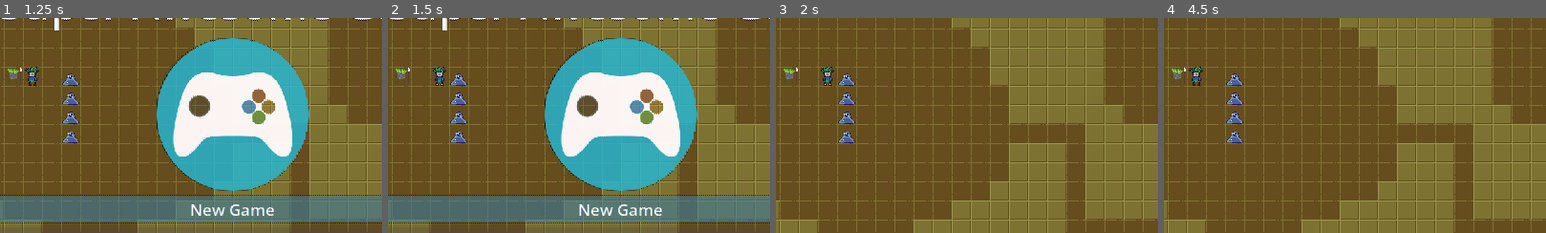
Above: before the commit, frames 1-4 (left to right).
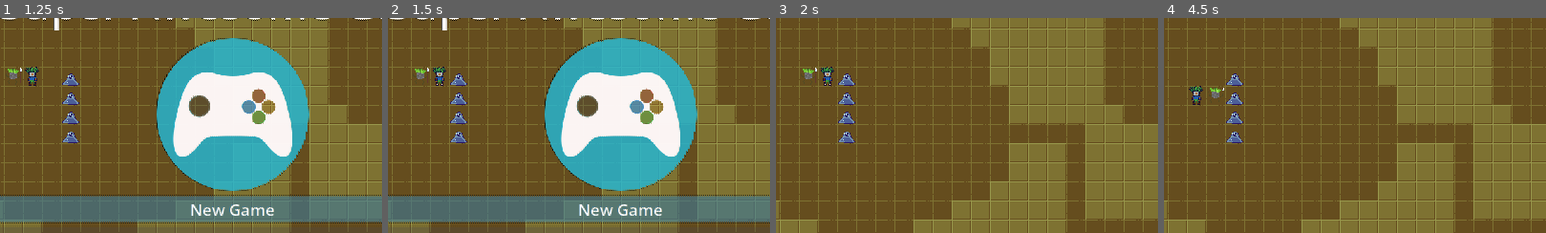
Above: after the commit, the same moments.

Repository: deengames-prototypes/github-game-off-2022
Game: Godot game, scene res://contexts/pregame/scenes/GameLoaderScene.tscn
Same seed, same stepped clock (60 frames per second), same inputs: the game is played once before the commit and once after it.
Inputs:
- Up to frame 1 (1.25 s): click "New Game" at 0.5 s
- Up to frame 2 (1.5 s): tap Enter at 1.25 s; hold Right (ui_right) from 1.28 s (still down)
- Up to frame 3 (2 s): keep holding Right (ui_right)
- Up to frame 4 (4.5 s): tap Space at 2, 3.5 s; release Right (ui_right) at 2.03 s; hold Down (ui_down) 2.03-2.78 s; tap Enter at 2.75, 4.25 s; hold Right (ui_right) 2.78-3.53 s; hold Up (ui_up) 3.53-4.28 s; hold Left (ui_left) from 4.28 s (still down)
The pictures show only the part of the screen within x 20-70%, y 24-74%; the shares and areas given below are measured in that part.

Frame 1 is identical in both runs. In frame 2, 0.2% of the frame differs, in the area x 2-11%, y 23-29%; in frame 3, 0.2%; in frame 4, 0.6%, in the area x 2-16%, y 22-41%.

Commit message:
Minion follows player

Diff:
--- a/source/contexts/core/entities/Minion.gd
+++ b/source/contexts/core/entities/Minion.gd
@@ -2,5 +2,8 @@
 
 extends Resource
 
+enum {FOLLOWING, ATTACKING, IDLE}
+
+var state = FOLLOWING
 var health: int = 4
 var tile_position: Vector2 = Vector2()
--- a/source/contexts/core/scenes/DungeonLevelScene.gd
+++ b/source/contexts/core/scenes/DungeonLevelScene.gd
@@ -1,11 +1,13 @@
 extends Node2D
 
 const PlayerController = preload("res://contexts/core/scripts/systems/PlayerController.gd")
+const MinionController = preload("res://contexts/core/scripts/systems/MinionController.gd")
 
 onready var _entities_tile_map = $Entities
 onready var _terrain_tile_map = $Terrain
 
 onready var _player_controller = PlayerController.new(_player, _terrain_tile_map, _entities)
+onready var _minion_controller = MinionController.new(_player, _terrain_tile_map, _entities)
 
 var _entities_by_name:Dictionary = {}
 var _player:Player = Player.new()
@@ -14,6 +16,10 @@
 func _ready():
 	_player_controller.connect("player_moved", self, "on_player_moved")
 	add_child(_player_controller)
+
+	_player_controller.connect("player_moved", _minion_controller, "on_player_moved")
+	_minion_controller.connect("minion_moved", self, "on_minion_moved")
+	add_child(_minion_controller)
 
 	for tile_id in _entities_tile_map.tile_set.get_tiles_ids():
 		_entities_by_name[_entities_tile_map.tile_set.tile_get_name(tile_id)] = tile_id
@@ -36,3 +42,8 @@
 	_player.tile_position = new_tile_position
 	_entities_tile_map.set_cellv(old_tile_position, TileMap.INVALID_CELL)
 	_entities_tile_map.set_cellv(new_tile_position, _entities_by_name["player"])
+
+func on_minion_moved(minion: Minion, old_tile_position: Vector2, new_tile_position: Vector2):
+	minion.tile_position = new_tile_position
+	_entities_tile_map.set_cellv(old_tile_position, TileMap.INVALID_CELL)
+	_entities_tile_map.set_cellv(new_tile_position, _entities_by_name["minion"])
--- /dev/null
+++ b/source/contexts/core/scripts/systems/MinionController.gd
@@ -0,0 +1,46 @@
+extends Node
+
+signal minion_moved(minion, old_tile_position, new_tile_position)
+
+var _player:Player
+var _all_entities:Array
+var _terrain_tile_map:TileMap
+
+func _init(player:Player, terrain_tile_map:TileMap, all_entities:Array):
+	_player = player
+	_terrain_tile_map = terrain_tile_map
+	_all_entities = all_entities
+
+func on_player_moved(_old, _new):
+	for entity in _all_entities:
+		if entity is Minion:
+			take_turn(entity)
+
+func take_turn(minion: Minion):
+	match minion.state:
+		minion.FOLLOWING:
+			follow_player(minion)
+		minion.ATTACKING:
+			pass
+		minion.IDLE:
+			pass
+
+func follow_player(minion: Minion):
+	var direction := minion.tile_position.direction_to(_player.tile_position)
+
+	var displacement: Vector2
+	if direction.aspect() > 0.5:
+		displacement = Vector2.LEFT if direction.x < 0 else Vector2.RIGHT
+	else:
+		displacement = Vector2.UP if direction.y < 0 else Vector2.DOWN
+
+	move_minion(minion, displacement)
+
+func move_minion(minion: Minion, displacement: Vector2):
+	if displacement.length() > 1:
+		push_error("Minion moved %s tiles, too far" % displacement.length())
+	var old_tile_position = minion.tile_position
+	var new_tile_position = old_tile_position + displacement
+
+	if MovementCheck.is_walkable(_terrain_tile_map, new_tile_position, _all_entities):
+		emit_signal("minion_moved", minion, old_tile_position, new_tile_position)
--- a/source/contexts/core/scripts/systems/PlayerController.gd
+++ b/source/contexts/core/scripts/systems/PlayerController.gd
@@ -2,7 +2,7 @@
 
 const InputSystem = preload("res://contexts/core/scripts/systems/InputSystem.gd")
 
-signal player_moved(new_tile_position)
+signal player_moved(old_tile_position, new_tile_position)
 
 var _input_system = InputSystem.new()
 var _player:Player
